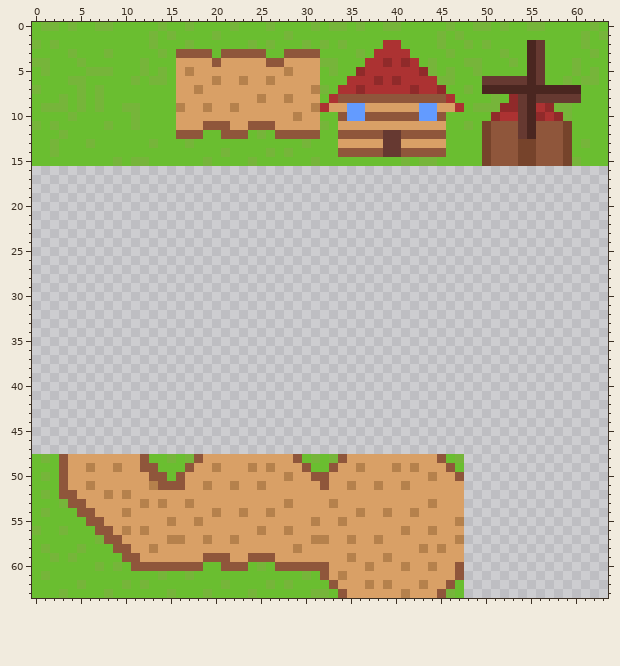
File history of a pixel-art sprite, assets/titleset.png. The picture above was drawn from the file before the commit.
The file is 64x64 pixels.
New version:
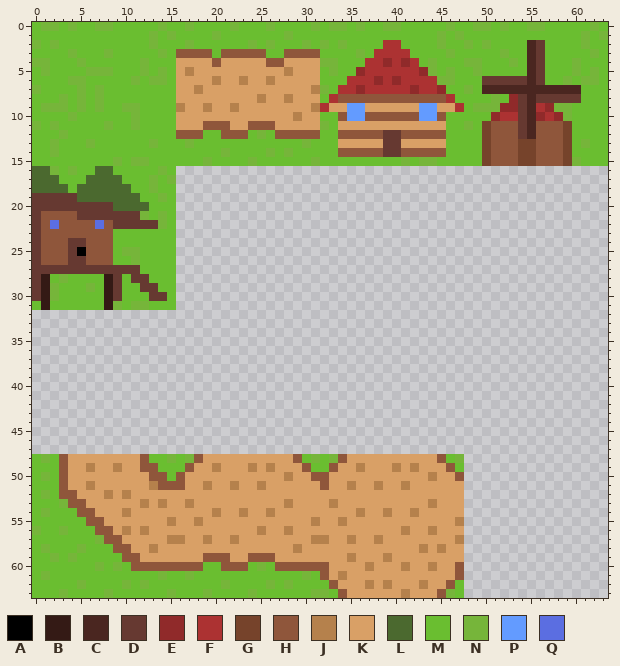
Palette (. is transparent): A #000000  B #341a15  C #4a2620  D #663931  E #902a2a  F #ac3232  G #76432b  H #8f563b  J #b5814c  K #d9a066  L #4b692f  M #6abe30  N #76b53a  P #639bff  Q #5b6ee1
Diff:
y 16: x 0..15 ................ -> LLNMNMMLLMMMMMNM
y 17: x 0..15 ................ -> LLLMMMLLLLMMMNMN
y 18: x 0..15 ................ -> LLLLMLLLLLLMMNMM
y 19: x 0..15 ................ -> DDDDDLLLLLLLMMNM
y 20: x 0..15 ................ -> DDDDDDDDDLLLLMMM
y 21: x 0..15 ................ -> DHHHHDDDDDDDNMNM
y 22: x 0..15 ................ -> DHQHHHHQHDDDDDNM
y 23: x 0..15 ................ -> DHHHHHHHHMMMMMMM
y 24: x 0..15 ................ -> DHHHDDHHHMMMMMMM
y 25: x 0..15 ................ -> DHHHDAHHHMNNMMMM
y 26: x 0..15 ................ -> DHHHDDHHHMMNMMMM
y 27: x 0..15 ................ -> DDDDDDDDDDDDMMMM
y 28: x 0..15 ................ -> DBMNMMMMBDMDDMMM
y 29: x 0..15 ................ -> DBNMMMNMBDMMDDMM
y 30: x 0..15 ................ -> DBNMMMMMBDMMMDDM
y 31: x 0..15 ................ -> MBMMMMMMBNMNNMMM
